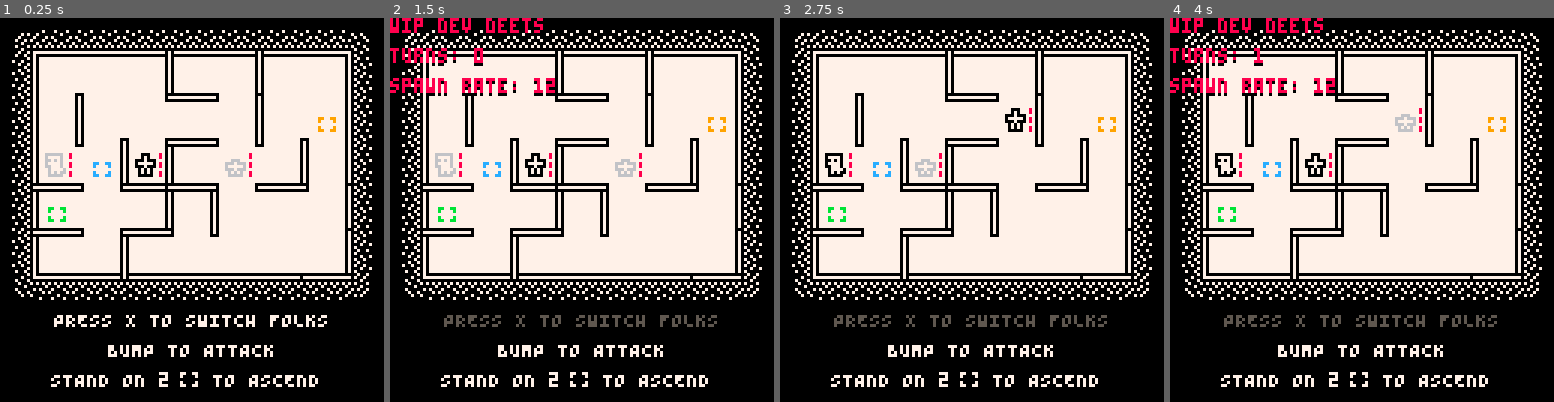
Above: before the commit, frames 1-4 (left to right).
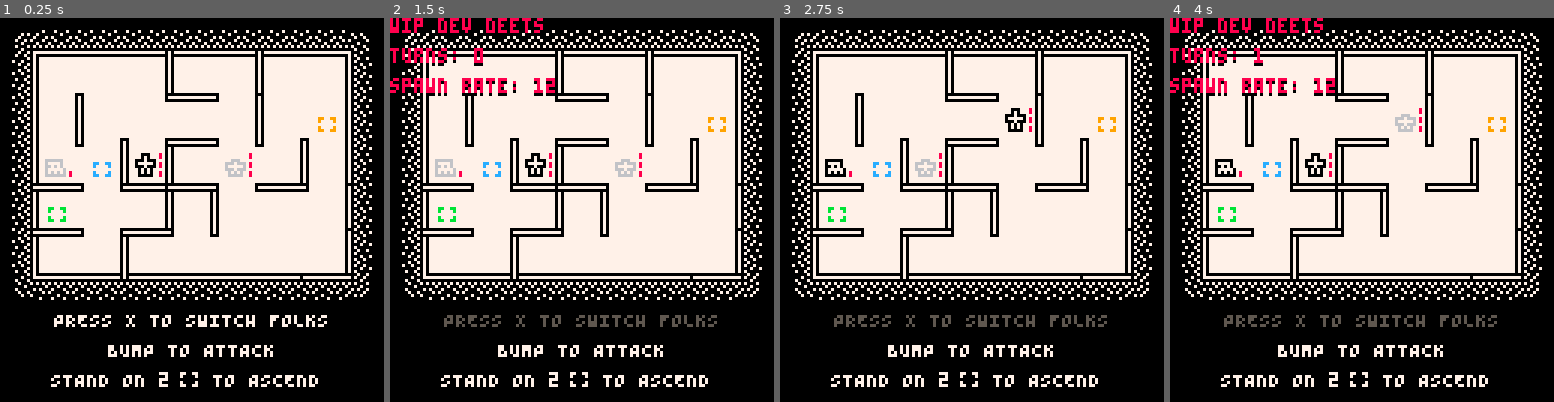
Above: after the commit, the same moments.

Repository: taylordolan/grid-folks
Game: PICO-8 cartridge grid_folks.p8
Same seed, same stepped clock (60 frames per second), same inputs: the game is played once before the commit and once after it.
Inputs:
- Up to frame 1 (0.25 s): no input
- Up to frame 2 (1.5 s): tap X (X key) at 0.33, 1.07 s; tap O (Z key) at 0.7 s
- Up to frame 3 (2.75 s): hold Right 1.6-2.1 s; tap O (Z key) at 1.7, 2.1, 2.5 s; tap X (X key) at 1.85 s; hold Up 2.15-2.42 s; hold Right from 2.47 s (still down)
- Up to frame 4 (4 s): tap O (Z key) at 2.9, 3.3, 3.7 s; tap X (X key) at 2.97 s; release Right at 3.03 s; hold Left 3.08-3.58 s; hold Down 3.63-3.97 s

The runs differ from the first frame. In frame 1, 0.2% of the frame differs, in the area x 11-19%, y 35-42%; in frame 2, 0.2%; in frame 3, 0.2%; in frame 4, 0.2%.

Commit message:
sfx updates

Diff:
--- a/grid_folks.p8
+++ b/grid_folks.p8
@@ -18,8 +18,8 @@
 -- [x] move info area up 1 or 2 pixels
 -- [x] make grown sprites not block buttons
 -- [x] make arrows not block grown sprites
--- [ ] plug in sounds from the dictionary
--- [ ] create missing sounds
+-- [x] plug in sounds from the dictionary
+-- [x] create missing sounds
 -- [ ] maybe new enemy types should show up a bit more quickly
 
 -- future
@@ -47,15 +47,15 @@
 	sounds = {
 		a_step = 011,
     b_step = 012,
-		pad_step = 013, -- stepping on a pad
-		advance = 014, -- creating new buttons
+		pad_step = 013, -- stepping on a pad or button
+		advance = 014, -- ascending
 		bump = 015,
 		shoot = 016,
 		jump = 017, -- jumping over a wall
+    charge = 000,
 		health = 018, --  gaining health
 		score = 019, -- gaining gold
-    enemy_die = 020,
-    enemy_step = 000,
+    enemy_dash = 020,
 		win = 000,
 		lose = 000,
 	}
@@ -70,7 +70,7 @@
 		jump = false,
 		health = false,
 		score = false,
-    enemy_die = false,
+    enemy_dash = false,
     enemy_step = false,
 		win = false,
 		lose = false,
@@ -176,7 +176,7 @@
 
 	-- initial enemy
 	-- spawn_enemy()
-  new_e_grown():deploy()
+  new_e_dash():deploy()
 
 	-- start the music!
 	music(000)
@@ -309,11 +309,11 @@
 		"pad_step",
 		"advance",
 		"bump",
-		"shoot",
 		"jump",
 		"health",
 		"score",
-    "enemy_die",
+    "enemy_dash",
+		"shoot",
 		"win",
 		"lose",
 	}
@@ -971,7 +971,7 @@
 			set_tile(self, _t)
 			ani_to(self, {pos_pix(_t)}, ani_frames, 0)
 			delay = ani_frames
-			active_sounds.enemy_bump = true
+			active_sounds.enemy_dash = true
 			self.health = 0
 		end
 	end
@@ -1425,7 +1425,12 @@
 	-- checking for x because we don't want to make this sound if the hero is
   -- being deployed
 	if thing.type == "hero" and thing.x then
-		if find_type("pad", dest) then
+    local button = find_type("button", dest)
+		if
+      find_type("pad", dest) or
+      button and button.color == 011 or
+      button and button.color == 012
+    then
 			active_sounds.pad_step = true
 		elseif thing == hero_a then
 			active_sounds.a_step = true
@@ -1763,7 +1768,7 @@
 	if target.type == "enemy" then
 		has_bumped = true
     if target.health <= 0 then
-      active_sounds.enemy_die = true
+      active_sounds.bump = true
     end
 	end
 	local r = {000,008}
Not shown, changed: the sound effects (__sfx__) section of grid_folks.p8
